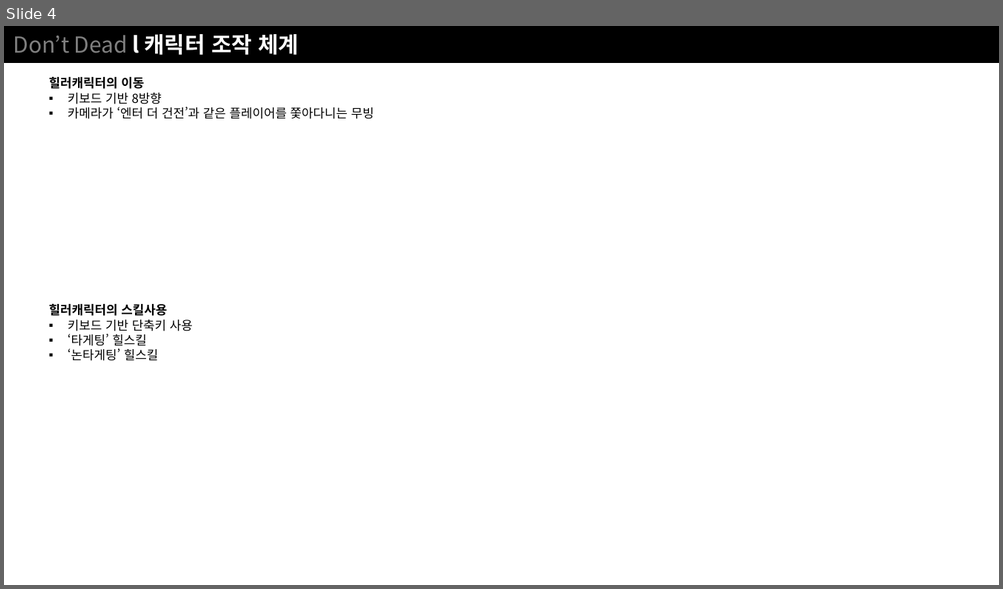
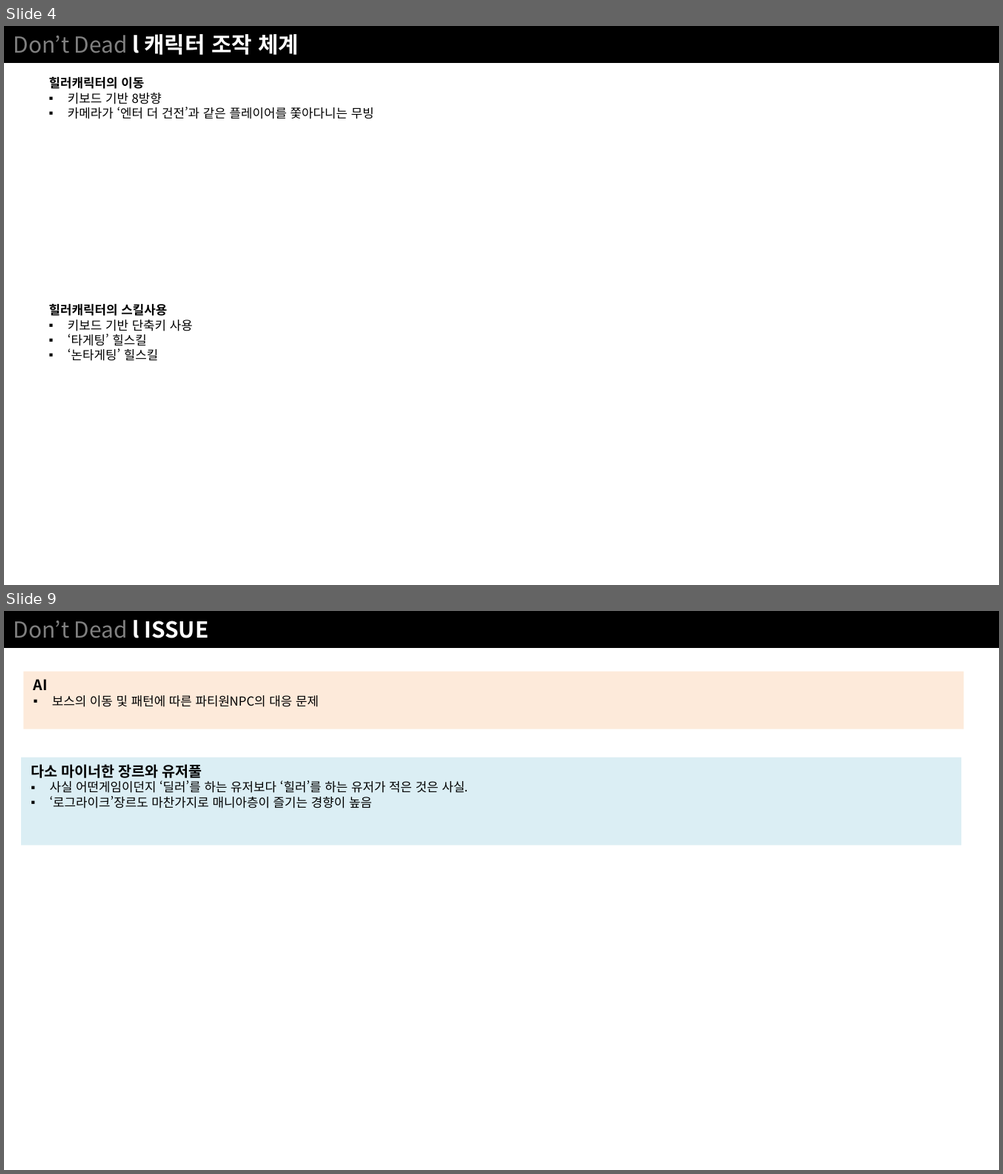
Before and after one commit to NoahCalhoun/DontDie, a slide deck: DDDocument/Don't Die ProtoType.pptx. Shown one above the other, each under a label of ours: slide 4 before the commit, slides 4 and 9 after it; the slides between them are not shown. The pictures are 1003x589 and 1003x1174 pixels, drawn with LibreOffice and Linux fonts; fonts in the diff are those of the drawing. Boxes give left, top, right and bottom in pixels: in the first picture for what was removed or moved away, otherwise in the second. Text is boxed around its words. In the diff, an @@ line names an element or a change of style, - is before the commit and + after.

```diff
--- a/DDDocument/Don't Die ProtoType.pptx
+++ b/DDDocument/Don't Die ProtoType.pptx
@@ slide 9 added at [4, 611, 999, 1170], background #FFFFFF @@
@@ rectangle added at [4, 611, 999, 648], fill #000000, 16 pt, text #808080 @@
+Don’t Dead l ISSUE
@@ rectangle added at [24, 672, 964, 729], fill #FDEADA, 9 pt, text #000000 @@
+AI
+▪ 보스의 이동 및 패턴에 따른 파티원NPC의 대응 문제
@@ rectangle added at [21, 758, 961, 845], fill #DBEEF4, 9 pt, text #000000 @@
+다소 마이너한 장르와 유저풀
+▪ 사실 어떤게임이던지 ‘딜러’를 하는 유저보다 ‘힐러’를 하는 유저가 적은 것은 사실.
+▪ ‘로그라이크’장르도 마찬가지로 매니아층이 즐기는 경향이 높음
```
Also in this commit, not shown: 4 slides changed, 2 other slides added.
